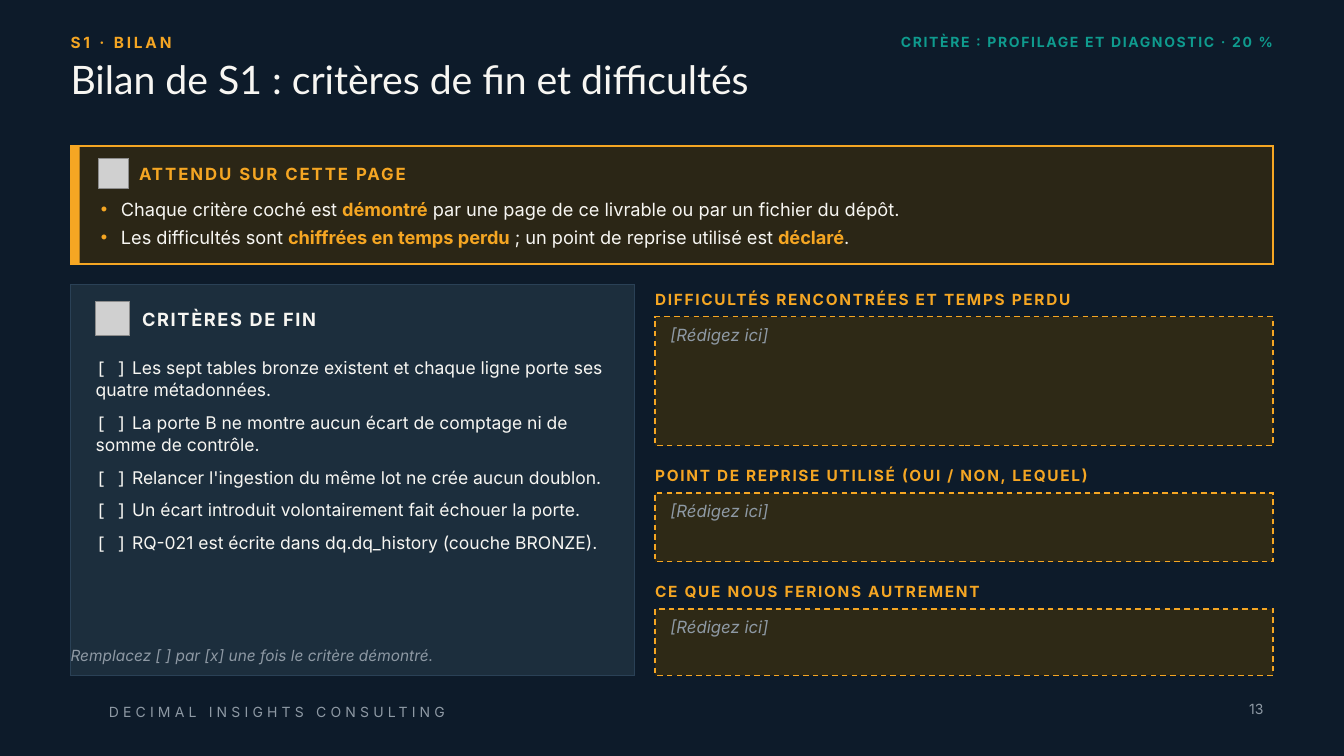
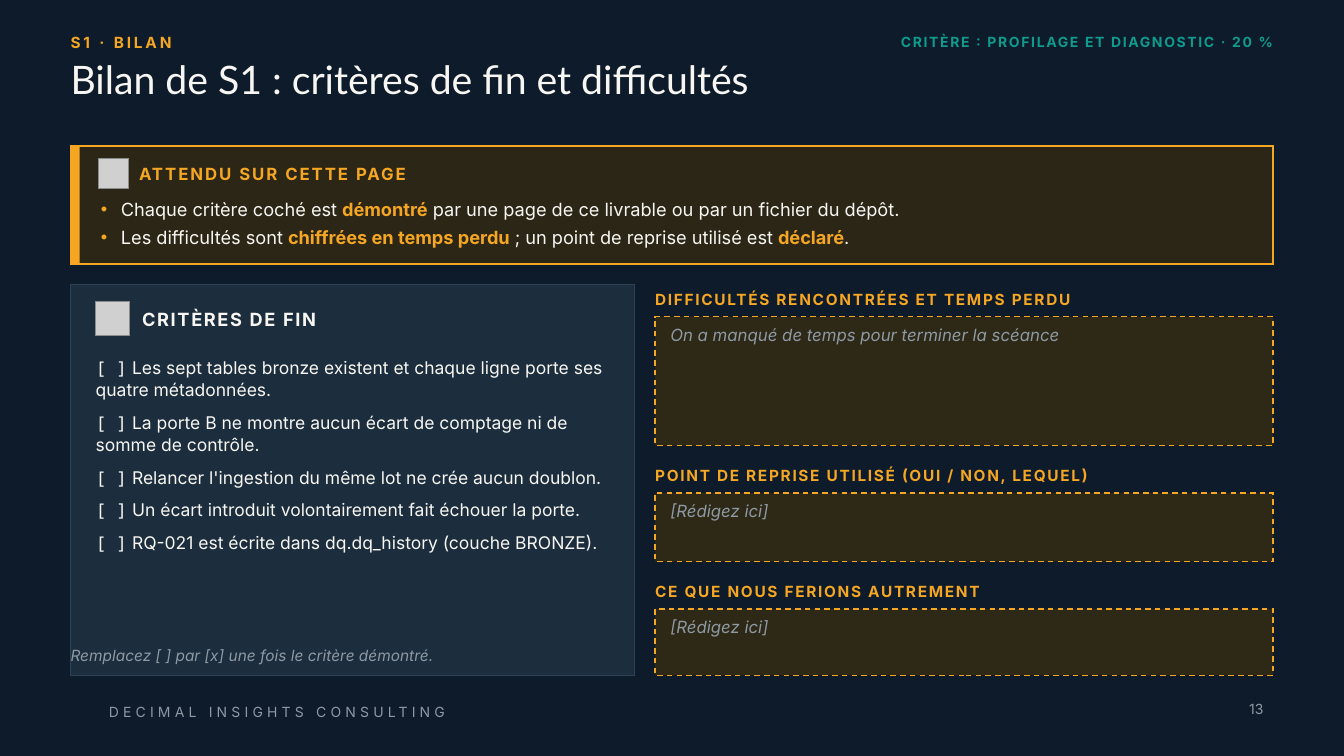
Before and after one commit to ruthabebeneg/td-qualite-g02, a slide deck: slide 13 of livrables/Livrable_Groupe_TD_AssurConnect.pptx. Drawn at 1344x756 pixels with LibreOffice and Linux fonts; fonts in the diff are those of the drawing; grey boxes stand for pictures; background and template pictures are left out. Boxes give left, top, right and bottom in pixels: in the first picture for what was removed or moved away, otherwise in the second. Text is boxed around its words. In the diff, an @@ line names an element or a change of style, - is before the commit and + after.

```diff
--- a/livrables/Livrable_Groupe_TD_AssurConnect.pptx
+++ b/livrables/Livrable_Groupe_TD_AssurConnect.pptx
@@ text in rectangle at (670, 328, 1060, 345): text changed @@
-[Rédigez ici]
+On a manqué de temps pour terminer la scéance
```
Also in this commit, not shown: 7 other slides changed.
